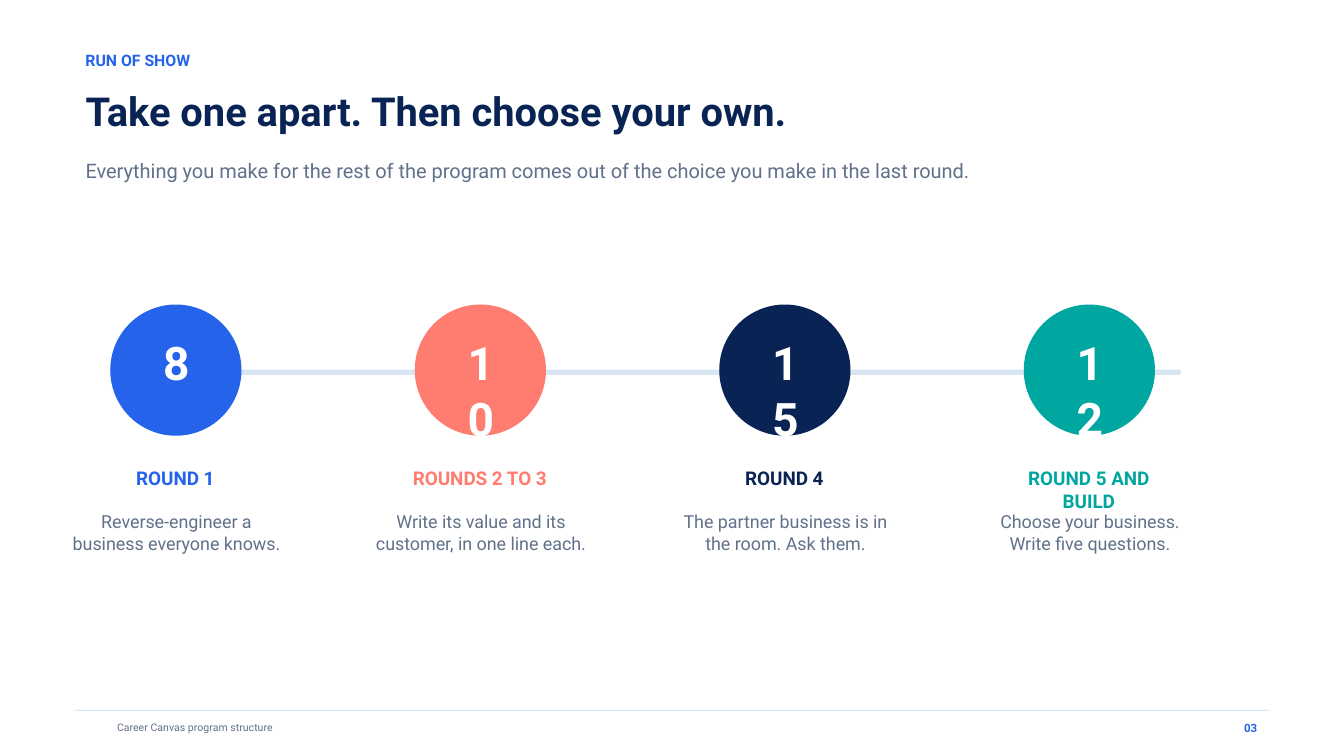
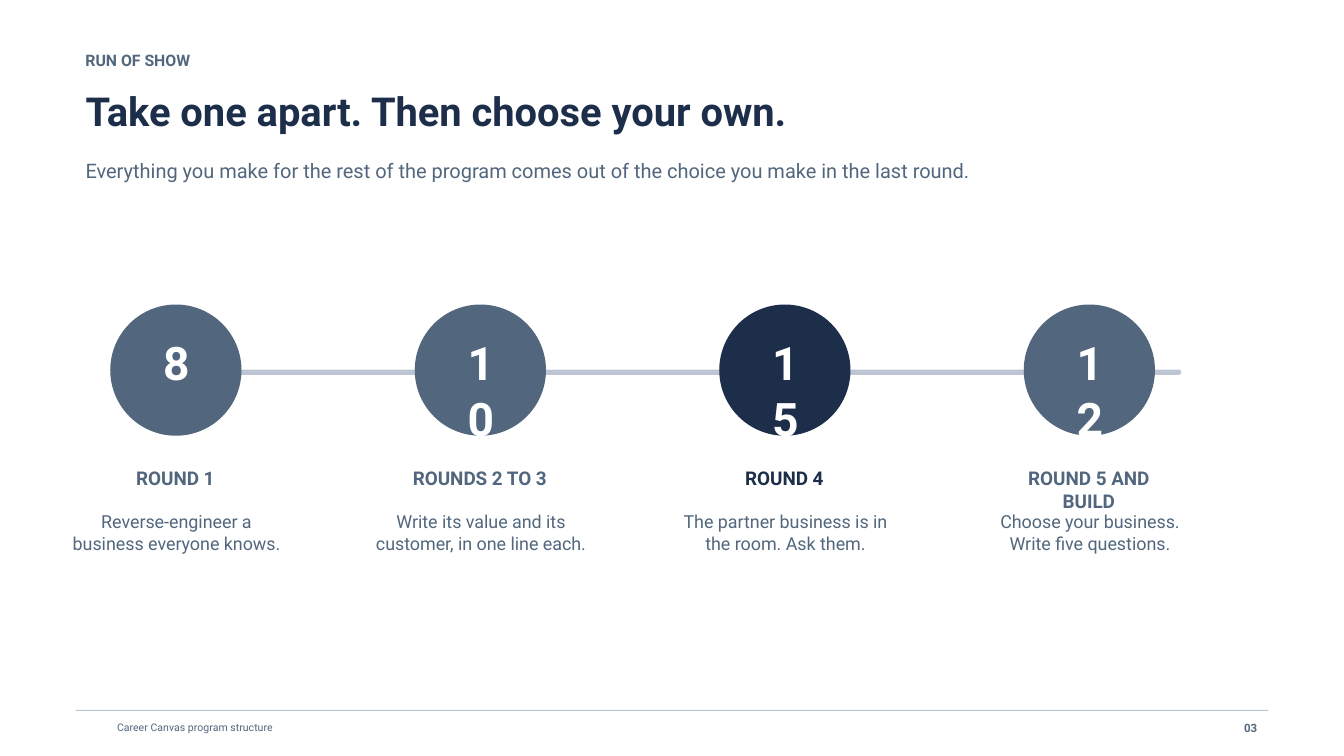
Before and after one commit to jadalin100/career-canvas, a slide deck: slide 3 of slides/output/Career_Canvas_Meeting_2_Meet_The_Business.pptx. Drawn at 1344x756 pixels with LibreOffice and Linux fonts; fonts in the diff are those of the drawing. Boxes give left, top, right and bottom in pixels: in the first picture for what was removed or moved away, otherwise in the second. Text is boxed around its words. In the diff, an @@ line names an element or a change of style, - is before the commit and + after.

```diff
--- a/slides/output/Career_Canvas_Meeting_2_Meet_The_Business.pptx
+++ b/slides/output/Career_Canvas_Meeting_2_Meet_The_Business.pptx
@@ text "Take one apart. Then choose ..." at [86, 96, 787, 135]: text colour #092454 to #1C2E4A @@
@@ ellipse at [110, 304, 241, 436]: fill #2563EB to #52677D @@
@@ ellipse at [414, 304, 545, 436]: fill #FF7C70 to #52677D @@
@@ ellipse at [720, 304, 851, 436]: fill #092454 to #1C2E4A @@
@@ ellipse at [1024, 304, 1155, 436]: fill #00A7A0 to #52677D @@
@@ rounded rectangle at [162, 370, 1181, 375]: fill #D8E5F2 to #BDC4D4 @@
@@ text "ROUNDS 2 TO 3" at [413, 471, 547, 485]: text colour #FF7C70 to #52677D @@
@@ text "ROUND 4" at [745, 471, 824, 485]: text colour #092454 to #1C2E4A @@
@@ text "ROUND 5 AND BUILD" at [1028, 471, 1149, 508]: text colour #00A7A0 to #52677D @@
@@ rectangle at [76, 710, 1268, 711]: fill #D8E5F2 to #BDC4D4 @@
@@ text colour #61718A to #52677D in 6 elements at [86, 163, 969, 183], [73, 515, 280, 554], [376, 514, 586, 552], [684, 514, 887, 550], [1000, 514, 1180, 554], [117, 723, 272, 733] @@
@@ text colour #2563EB to #52677D in 3 elements at [85, 54, 191, 66], [136, 471, 215, 485], [1244, 724, 1257, 732] @@
```
Also in this commit, not shown: 10 other slides changed, 16 other files.
